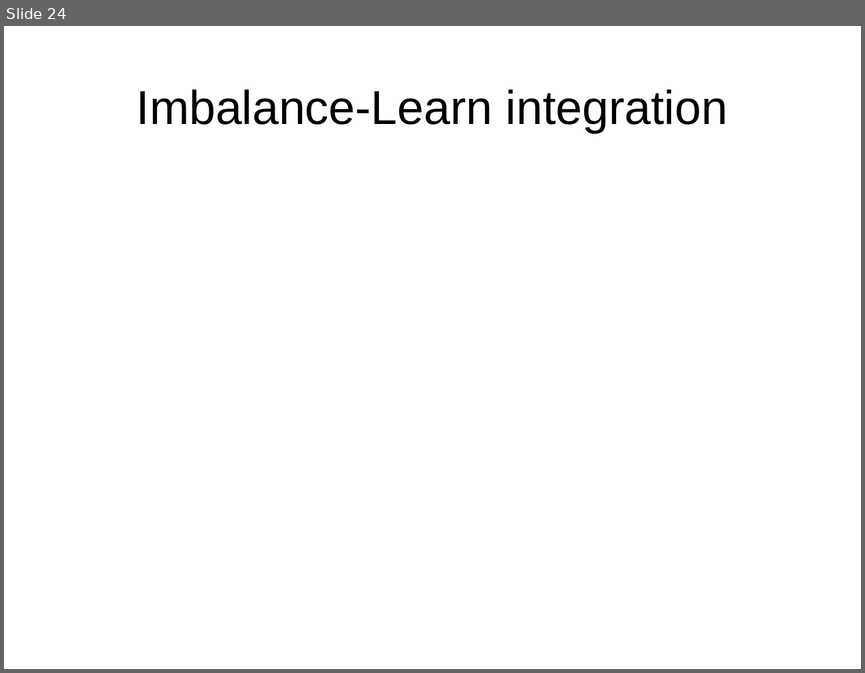
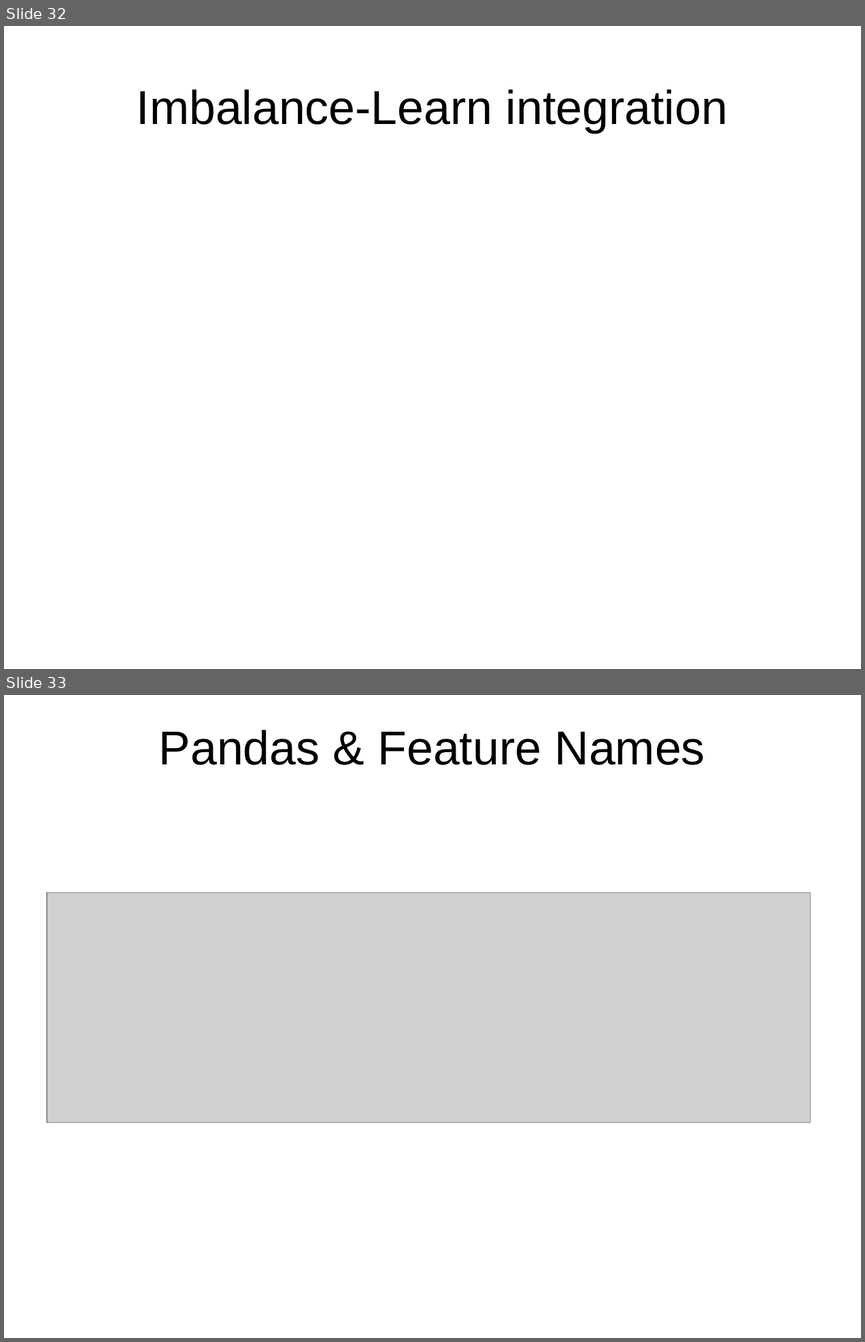
Before and after one commit to amueller/talks_odt, a slide deck: 2018/an-update-on-sklearn.odp. Shown one above the other, each under a label of ours: slide 24 before the commit, slides 32 and 33 after it. The pictures are 865x673 and 865x1342 pixels, drawn with LibreOffice and Linux fonts; fonts in the diff are those of the drawing; grey boxes stand for pictures. Boxes give left, top, right and bottom in pixels: in the first picture for what was removed or moved away, otherwise in the second. Text is boxed around its words. In the diff, an @@ line names an element or a change of style, - is before the commit and + after.

```diff
--- a/2018/an-update-on-sklearn.odp
+++ b/2018/an-update-on-sklearn.odp
@@ slide 33 added at [4, 695, 861, 1338], background #FFFFFF @@
@@ title added at [159, 730, 705, 765], 44 pt, text #000000 @@
+Pandas & Feature Names
@@ picture added at [47, 892, 810, 1123] @@
@@ what was slide 24 is now slide 32 @@
```
Also in this commit, not shown: 2 slides changed, 8 other slides added, 1 slide removed.
